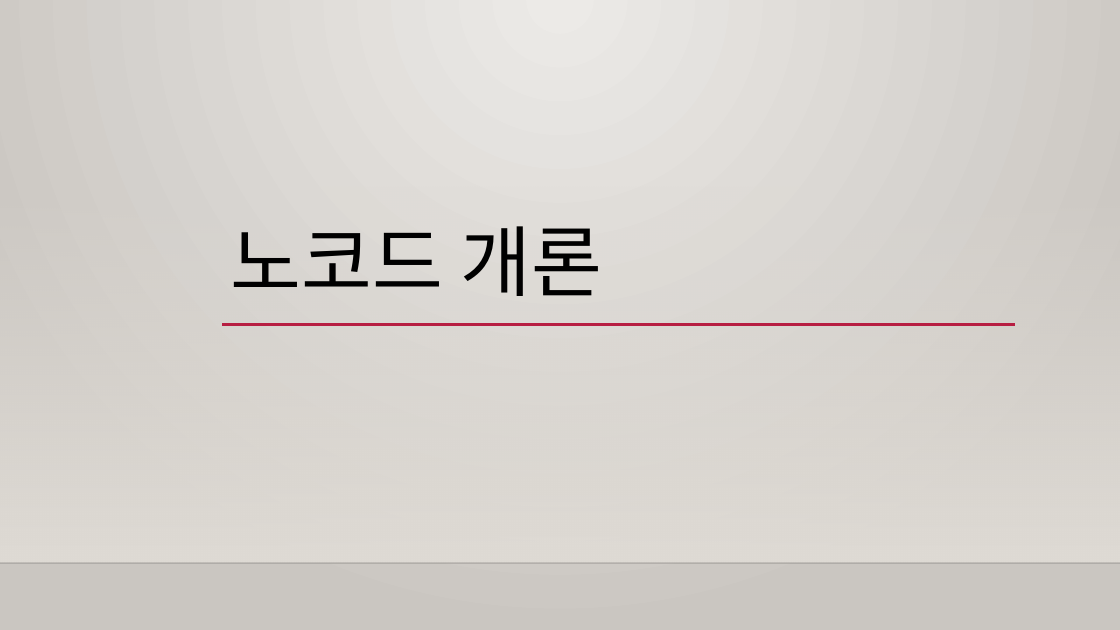
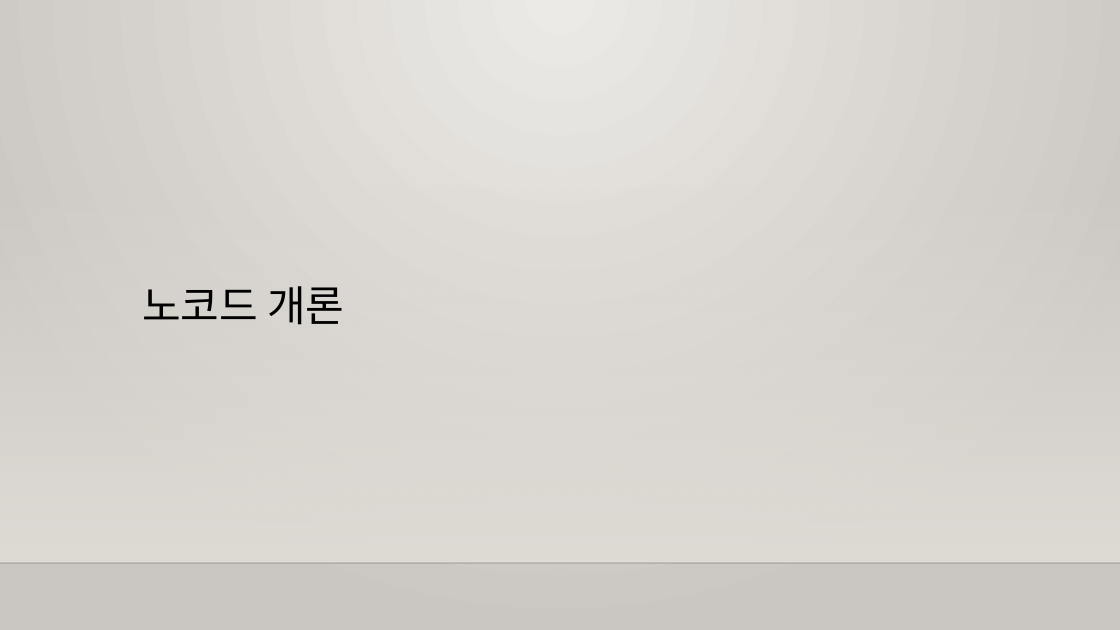
Before and after one commit to m00nlygreat/obsidian-vault, a slide deck: slide 1 of 노코드 엔지니어링/노코드 개론.pptx. Drawn at 1120x630 pixels with LibreOffice and Linux fonts; fonts in the diff are those of the drawing; background and template pictures are left out. Boxes give left, top, right and bottom in pixels: in the first picture for what was removed or moved away, otherwise in the second. Text is boxed around its words. In the diff, an @@ line names an element or a change of style, - is before the commit and + after.

Commit message:
백업 완료: 2023-11-25 02:36:51
Affected files:
.obsidian/workspace.json
노코드 엔지니어링/노코드 개론.md
노코드 엔지니어링/노코드 개론.pptx

```diff
--- a/노코드 엔지니어링/노코드 개론.pptx
+++ b/노코드 엔지니어링/노코드 개론.pptx
@@ title "노코드 개론": place and size @@
-title "노코드 개론" at (231, 226, 602, 296)
+title "노코드 개론" at (142, 286, 344, 325)
@@ title "노코드 개론" at (142, 286, 344, 325): size 66 to 36 pt @@
@@ line removed from (222, 324) to (1016, 324) @@
```
Also in this commit, not shown: 5 other slides changed, 2 slides added, 2 other files.
